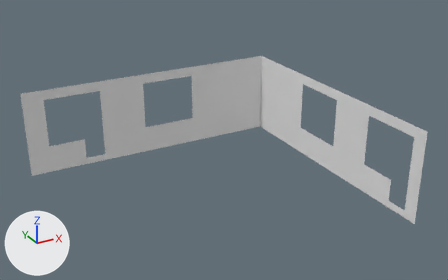
A saved change to the FBX model p55/walls/p55-wall-angle-back.fbx.
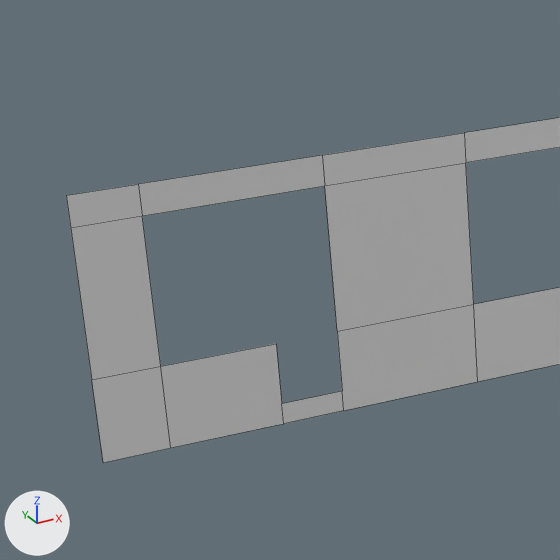
Each version is shown whole from a 50 mm lens placed at (-11.87, -10.54, 9.12), pointed at (-3.85, 4.03, 1.83), then close up on the part from 0% to 38% of the width and 12% to 74% of the height. Arrows for +X, +Y and +Z are at lower left; the lights stay in place. The first two pictures are the older version. The close-ups show mesh edges as thin lines.

Objects in the first close-up: 'p55-wall-angle-back'.
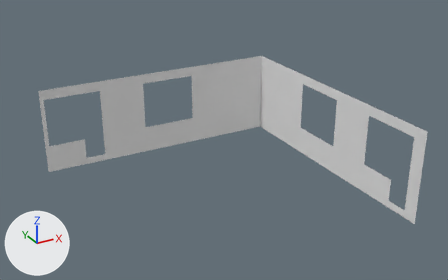
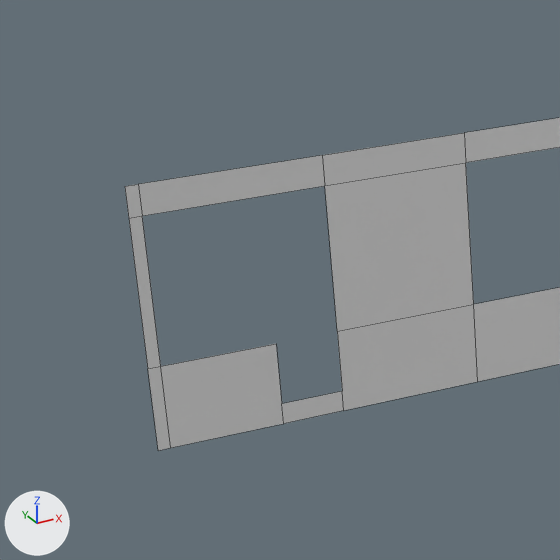
What differs and where, as boxes (x1, y1, x2, y2) in the close-ups (560 x 560 px; the box of a moved part takes in the faces that stretch with it):
'p55-wall-angle-back', reshaped: before (66, 118, 560, 463); after (125, 118, 560, 451)
part 1 of me_plane_026, moved or reshaped: before (66, 184, 171, 463); after (125, 184, 171, 451)

The edits, one by one:
me_plane_026 is used by ob_p55_wall_angle_back; location (0.0, 0.0, 0.0).
Before the commit, vertices of me_plane_026: 0 (-8.66, 8.15, 0.0) at pixel (103, 462), 2 (-8.66, 8.15, 2.8) at pixel (66, 195), 8 (-8.66, 8.15, 2.48) at pixel (70, 227), 9 (-8.66, 8.15, 0.9) at pixel (91, 379).
me_plane_026 had 52 vertices, 28 faces and spanned x -8.66..0.0, y 0.0..8.15, z 0.0..2.8.
me_plane_026 now has 52 vertices, 28 faces and spans x -8.12..0.0, y 0.0..8.15, z 0.0..2.8.
Part 1, on me_plane_026:
Vertices 0, 2, 8, 9 of me_plane_026 move by (0.54, 0.0, 0.0).
